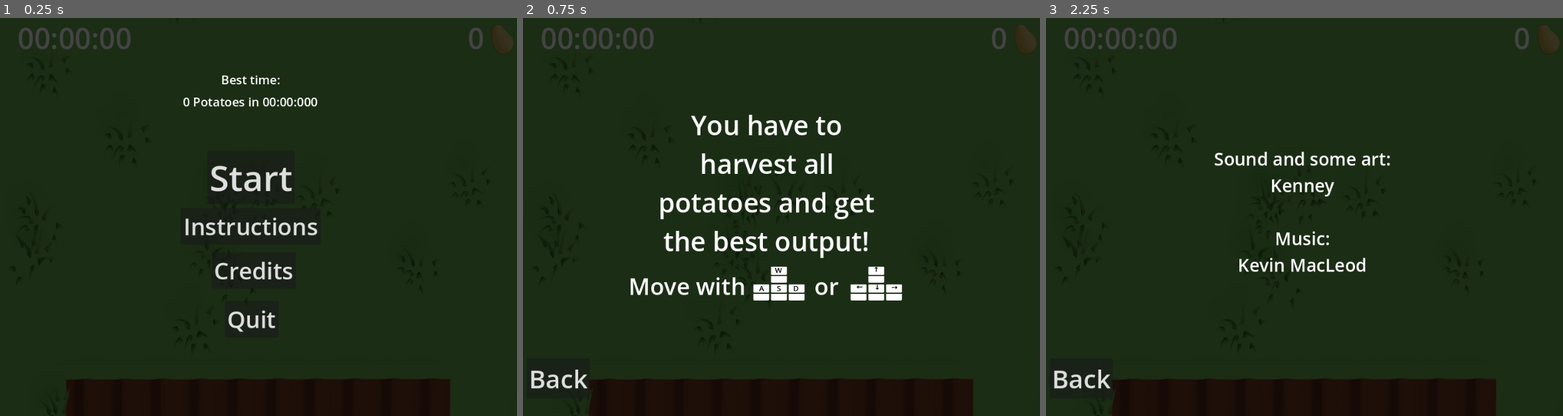
Above: before the commit, frames 1-3 (left to right).
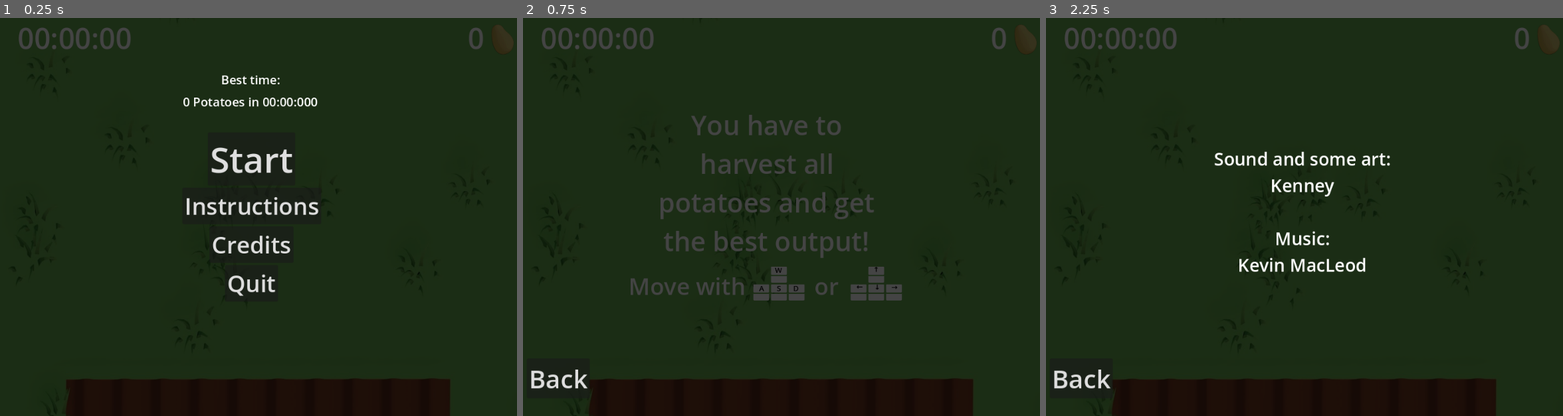
Above: after the commit, the same moments.

Repository: wolfel1/enhanced-potato-hunt
Game: Godot game, scene res://Main.tscn
Two runs of this game, one before a commit and one after it. Both use one fixed random seed, a clock stepped at 60 frames per second and the inputs below.
Inputs:
- Up to frame 1 (0.25 s): no input
- Up to frame 2 (0.75 s): click "Instructions" at 0.5 s
- Up to frame 3 (2.25 s): click "Back" at 1.25 s; click "Credits" at 2 s

The runs differ from the first frame. In frame 1, 2.6% of the frame differs, in the area x 35-62%, y 32-79%; in frame 2, 4.2%, in the area x 20-74%, y 24-71%; in frame 3, nothing differs.

Commit message:
add container

Diff:
--- a/MainMenu.tscn
+++ b/MainMenu.tscn
@@ -49,78 +49,6 @@
 horizontal_alignment = 1
 metadata/_edit_group_ = true
 
-[node name="StartButton" type="Button" parent="." groups=["Start"]]
-anchors_preset = 8
-anchor_left = 0.5
-anchor_top = 0.5
-anchor_right = 0.5
-anchor_bottom = 0.5
-offset_left = -80.0
-offset_top = -120.0
-offset_right = 78.0
-offset_bottom = -24.0
-grow_horizontal = 2
-grow_vertical = 2
-size_flags_horizontal = 4
-size_flags_vertical = 4
-theme_override_font_sizes/font_size = 64
-text = "Start"
-metadata/_edit_group_ = true
-
-[node name="InstructionsButton" type="Button" parent="." groups=["Start"]]
-anchors_preset = 8
-anchor_left = 0.5
-anchor_top = 0.5
-anchor_right = 0.5
-anchor_bottom = 0.5
-offset_left = -128.0
-offset_top = -16.0
-offset_right = 125.0
-offset_bottom = 50.0
-grow_horizontal = 2
-grow_vertical = 2
-size_flags_horizontal = 4
-size_flags_vertical = 8
-theme_override_font_sizes/font_size = 42
-text = "Instructions"
-metadata/_edit_group_ = true
-
-[node name="CreditsButton" type="Button" parent="." groups=["Start"]]
-anchors_preset = 8
-anchor_left = 0.5
-anchor_top = 0.5
-anchor_right = 0.5
-anchor_bottom = 0.5
-offset_left = -72.0
-offset_top = 64.0
-offset_right = 80.0
-offset_bottom = 130.0
-grow_horizontal = 2
-grow_vertical = 2
-size_flags_horizontal = 4
-size_flags_vertical = 8
-theme_override_font_sizes/font_size = 42
-text = "Credits"
-metadata/_edit_group_ = true
-
-[node name="QuitButton" type="Button" parent="." groups=["Start"]]
-anchors_preset = 8
-anchor_left = 0.5
-anchor_top = 0.5
-anchor_right = 0.5
-anchor_bottom = 0.5
-offset_left = -48.0
-offset_top = 152.0
-offset_right = 49.0
-offset_bottom = 218.0
-grow_horizontal = 2
-grow_vertical = 2
-size_flags_horizontal = 4
-size_flags_vertical = 8
-theme_override_font_sizes/font_size = 42
-text = "Quit"
-metadata/_edit_group_ = true
-
 [node name="Instructions" parent="." instance=ExtResource("2_fk300")]
 visible = false
 
@@ -161,8 +89,54 @@
 [node name="ButtonAudioStreamPlayer" type="AudioStreamPlayer" parent="."]
 stream = ExtResource("3_8j70s")
 
-[connection signal="pressed" from="StartButton" to="." method="_on_start_button_pressed"]
-[connection signal="pressed" from="InstructionsButton" to="." method="_on_instructions_button_pressed"]
-[connection signal="pressed" from="CreditsButton" to="." method="_on_credits_button_pressed"]
-[connection signal="pressed" from="QuitButton" to="." method="_on_quit_button_pressed"]
+[node name="StartControls" type="VBoxContainer" parent="."]
+anchors_preset = 8
+anchor_left = 0.5
+anchor_top = 0.5
+anchor_right = 0.5
+anchor_bottom = 0.5
+offset_left = -126.5
+offset_top = -153.0
+offset_right = 126.5
+offset_bottom = 153.0
+grow_horizontal = 2
+grow_vertical = 2
+alignment = 1
+
+[node name="StartButton" type="Button" parent="StartControls" groups=["Start"]]
+layout_mode = 2
+size_flags_horizontal = 4
+size_flags_vertical = 4
+theme_override_font_sizes/font_size = 64
+text = "Start"
+metadata/_edit_group_ = true
+
+[node name="InstructionsButton" type="Button" parent="StartControls" groups=["Start"]]
+layout_mode = 2
+size_flags_horizontal = 4
+size_flags_vertical = 8
+theme_override_font_sizes/font_size = 42
+text = "Instructions"
+metadata/_edit_group_ = true
+
+[node name="CreditsButton" type="Button" parent="StartControls" groups=["Start"]]
+layout_mode = 2
+size_flags_horizontal = 4
+size_flags_vertical = 8
+theme_override_font_sizes/font_size = 42
+text = "Credits"
+metadata/_edit_group_ = true
+
+[node name="QuitButton" type="Button" parent="StartControls" groups=["Start"]]
+layout_mode = 2
+size_flags_horizontal = 4
+size_flags_vertical = 8
+theme_override_font_sizes/font_size = 42
+text = "Quit"
+metadata/_edit_group_ = true
+
 [connection signal="pressed" from="BackButton" to="." method="_on_back_button_pressed"]
+[connection signal="pressed" from="StartControls/StartButton" to="." method="_on_start_button_pressed"]
+[connection signal="pressed" from="StartControls/InstructionsButton" to="." method="_on_instructions_button_pressed"]
+[connection signal="pressed" from="StartControls/CreditsButton" to="." method="_on_credits_button_pressed"]
+[connection signal="pressed" from="StartControls/QuitButton" to="." method="_on_quit_button_pressed"]
